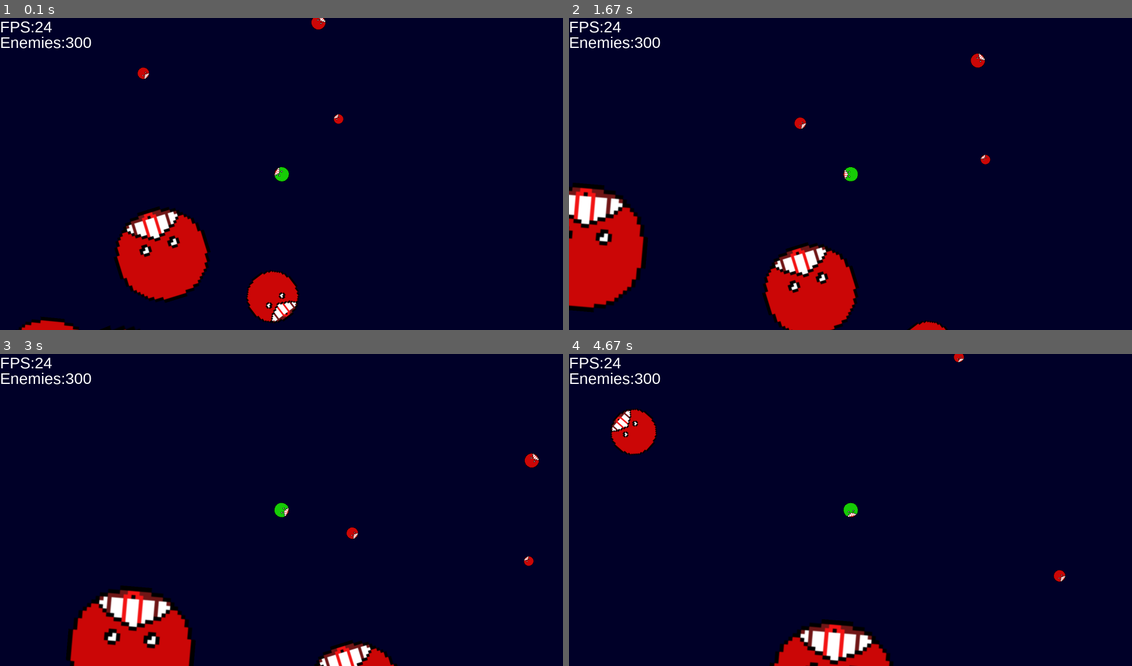
Above: before the commit, frames 1-4 (two rows, left to right).
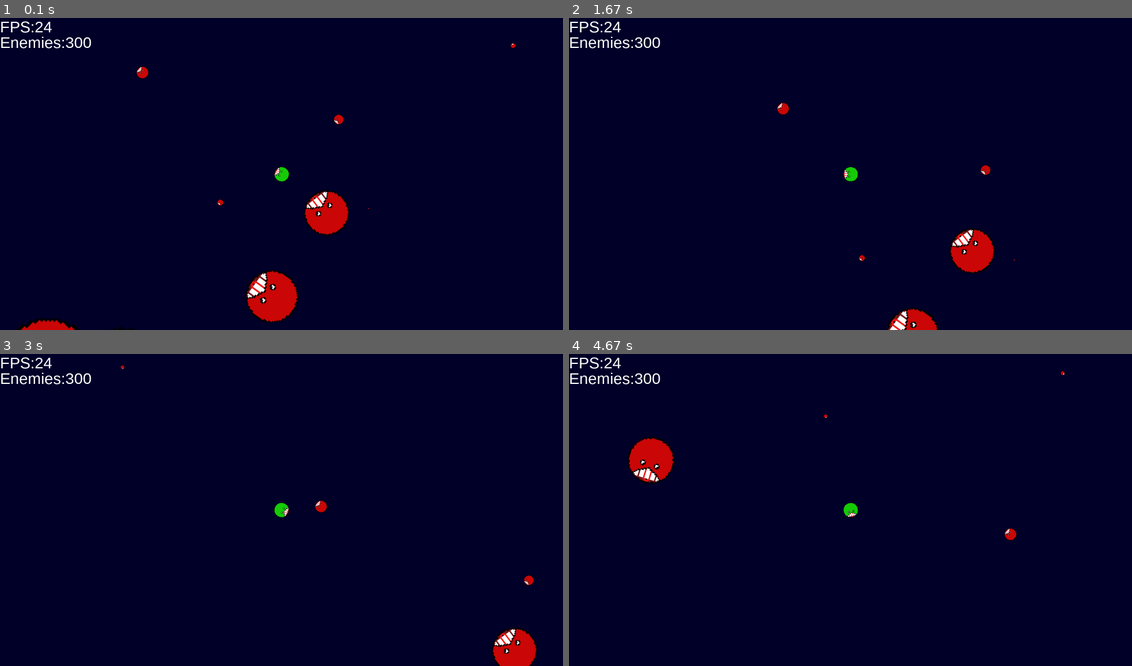
Above: after the commit, the same moments.

Repository: getb1/absorber_game
Game: pygame game, started from src/main.py
The game is run twice, just before and just after one commit, with the same random seed, the same clock (stepped at 60 frames per second) and the same inputs.
Inputs (mouse positions are in pixels of both pictures, inside the frame that each line leads up to):
- Up to frame 1 (0.1 s): no input
- Up to frame 2 (1.67 s): hold Right 0.33-0.8 s; move the mouse to (827, 186) at 0.37 s; hold Up 1-1.3 s; move the mouse to (1030, 164) at 1.03 s; hold Right from 1.33 s (still down); move the mouse to (715, 177) at 1.37 s
- Up to frame 3 (3 s): release Right at 1.8 s; hold Left 1.83-2.37 s; move the mouse to (106, 463) at 1.87 s; hold Down 2.4-2.7 s; move the mouse to (365, 400) at 2.43 s; hold Left from 2.73 s (still down); move the mouse to (349, 538) at 2.77 s
- Up to frame 4 (4.67 s): release Left at 3.13 s; hold Up 3.17-3.53 s; move the mouse to (861, 403) at 3.2 s; hold Right 3.57-4.2 s; move the mouse to (647, 500) at 3.6 s; hold Down 4.23-4.6 s; move the mouse to (856, 544) at 4.27 s; hold Left from 4.63 s (still down)

The runs differ from the first frame. In frame 1, 5.7% of the frame differs, in the area x 2-92%, y 0-100%; in frame 2, 10%, in the area x 0-80%, y 11-100%; in frame 3, 6.7%; in frame 4, 4.2%.

Commit message:
Update main.py

Diff:
--- a/src/main.py
+++ b/src/main.py
@@ -86,7 +86,7 @@
         self.invulnerable = True
         self.invulnerability_period = 3000
         self.start = clock()
-        print(self.start)
+
         moveSprite(self.sprite,SCREEN_SIZE_W//2,SCREEN_SIZE_H//2,True)
 
     def move(self,creatures):
@@ -121,7 +121,7 @@
 
 
         transformSprite(self.sprite,self.angle_deg,self.size/100)
-        #super().move(False)
+
 
         self.x=(self.x+self.velocity_x)%WORLD_SIZE
         self.y=(self.y+self.velocity_y)%WORLD_SIZE
@@ -131,7 +131,7 @@
                 if self.size>=c.size:
 
                     creatures.remove(c)
-                    self.size+=15
+                    self.size+=1
                     hideSprite(c.sprite)
                 elif self.size<c.size and not self.invulnerable:
 
@@ -152,29 +152,38 @@
 
 setAutoUpdate(False)
 enemies = []
-for i in range(150):
+for i in range(100):
     enemies.append(Creature(random.randint(0,WORLD_SIZE),random.randint(0,WORLD_SIZE), "Image_Files/sprite_0.png", random.randint(100,500)))
     enemies.append(Creature(random.randint(0,WORLD_SIZE),random.randint(0,WORLD_SIZE), "Image_Files/sprite_0.png", random.randint(1,100)))
+    enemies.append(Creature(random.randint(0,WORLD_SIZE),random.randint(0,WORLD_SIZE), "Image_Files/sprite_0.png", random.randint(1,20)))
     enemies[-1].add_images(["Image_Files/sprite_1.png","Image_Files/sprite_2.png","Image_Files/sprite_3.png"])
 
 player = Player(WORLD_SIZE//2,WORLD_SIZE//2,"Image_Files/sprite_4.png",50)
 FPS = 0
 
+
+
 fps_label=makeLabel(f"FPS:{FPS}",50,0,0,fontColour="white")
 enemies_label=makeLabel(f"Enemies:{len(enemies)}",50,0,50,fontColour="white")
 showLabel(fps_label)
+enemies[0].x=WORLD_SIZE//2 + 100
+enemies[0].y=WORLD_SIZE//2 + 100
 
 last = clock()
 while True:
 
+
+
     for e in enemies:
 
         e.move(player)
+
+
     tick(24)
     time_taken=clock()-last
 
     last=clock()
-    print(time_taken)
+
     draw_boundary(player,round(1/(time_taken/1000)),len(enemies))
     updateDisplay()
     if not player.move(enemies):
